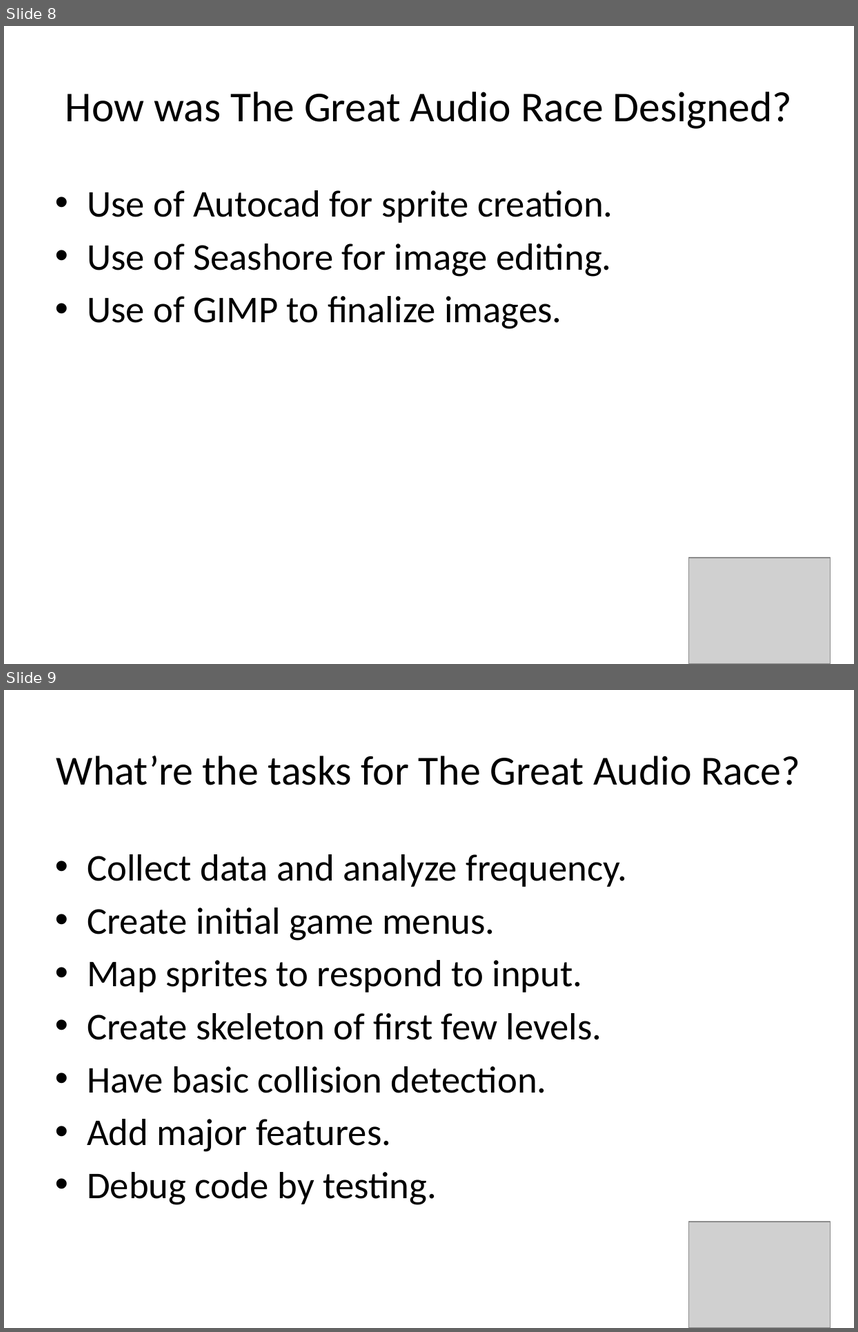
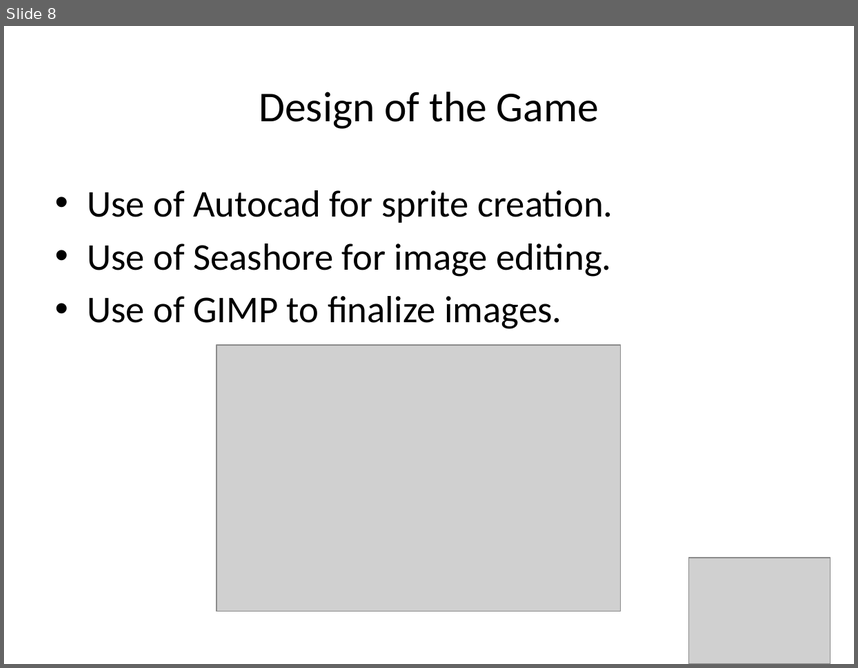
Before and after one commit to amlees/The-Great-Audio-Race, a slide deck: presenationTWO.pptx. Shown one above the other, each under a label of ours: slides 8 and 9 before the commit, slide 8 after it. The pictures are 858x1332 and 858x668 pixels, drawn with LibreOffice and Linux fonts; fonts in the diff are those of the drawing; grey boxes stand for pictures. Boxes give left, top, right and bottom in pixels: in the first picture for what was removed or moved away, otherwise in the second. Text is boxed around its words. In the diff, an @@ line names an element or a change of style, - is before the commit and + after.

```diff
--- a/presenationTWO.pptx
+++ b/presenationTWO.pptx
@@ slide 9 removed at [4,690,854,1328], background #FFFFFF @@
@@ title removed at [56,756,800,785] @@
-What’re the tasks for The Great Audio Race?
@@ text removed at [87,854,627,1205] @@
-• Collect data and analyze frequency.
-• Create initial game menus.
-• Map sprites to respond to input.
-• Create skeleton of first few levels.
-• Have basic collision detection.
-• Add major features.
-• Debug code by testing.
@@ picture removed at [689,1221,831,1328] @@
@@ slide 8 changed as well @@
@@ title at [259,92,599,129]: text changed @@
-How was The Great Audio Race Designed?
+Design of the Game
@@ picture added at [217,345,620,611] @@
```
Also in this commit, not shown: 7 other slides changed, 5 slides added, 6 other slides removed, 1 other file.
